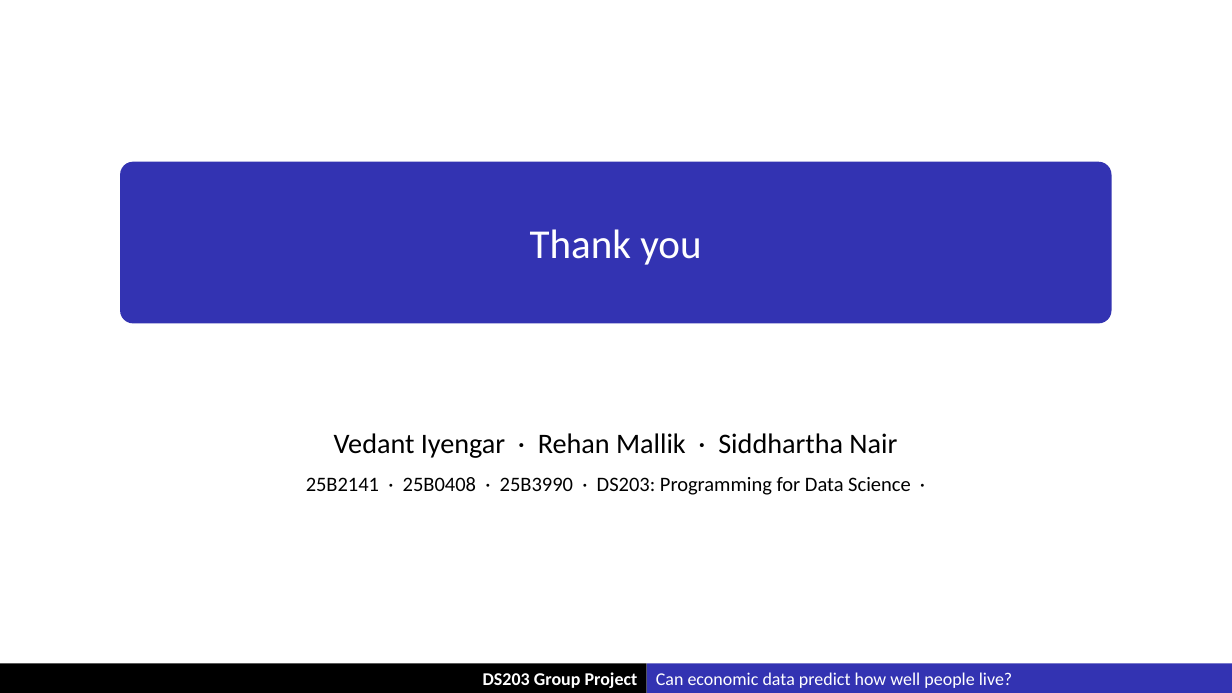
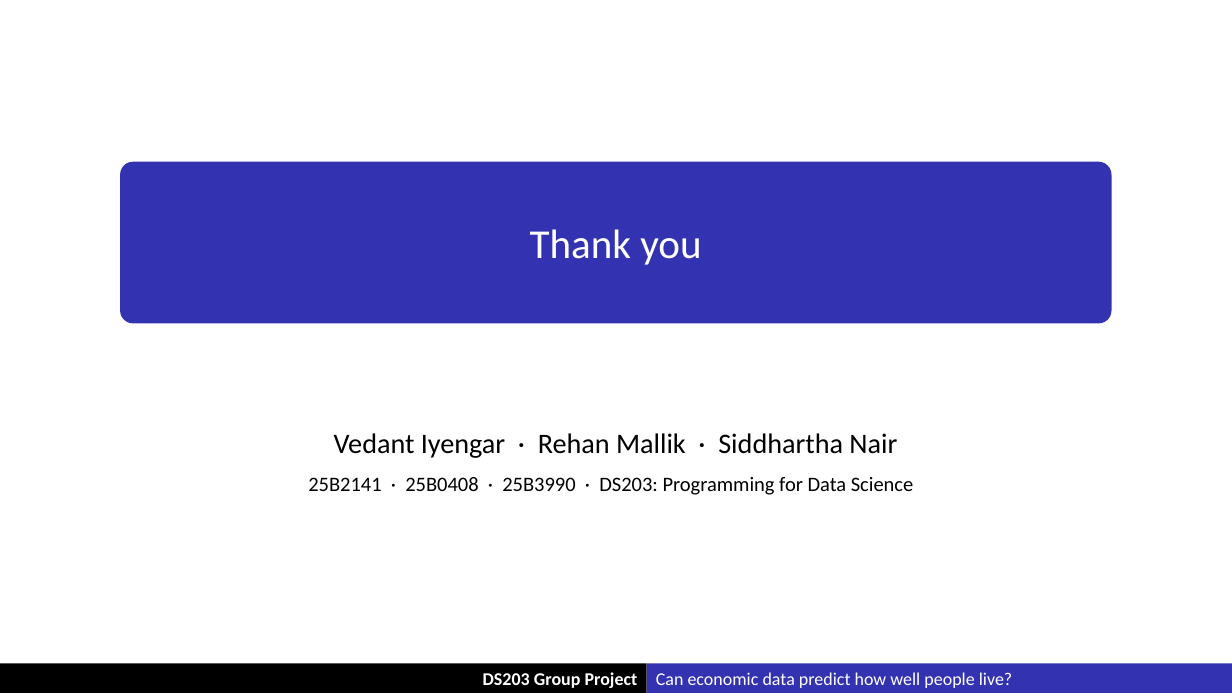
Before and after one commit to Soemon007/DS203_GroupProject, a slide deck: slide 21 of deliverables/DS203_Slides.pptx (slide 20 before the commit). Drawn at 1232x693 pixels with LibreOffice and Linux fonts; fonts in the diff are those of the drawing. Boxes give left, top, right and bottom in pixels: in the first picture for what was removed or moved away, otherwise in the second. Text is boxed around its words. In the diff, an @@ line names an element or a change of style, - is before the commit and + after.

```diff
--- a/deliverables/DS203_Slides.pptx
+++ b/deliverables/DS203_Slides.pptx
@@ text at box(308, 477, 914, 495): text changed @@
-25B2141 · 25B0408 · 25B3990 · DS203: Programming for Data Science ·
+25B2141 · 25B0408 · 25B3990 · DS203: Programming for Data Science
```
Also in this commit, not shown: 19 other slides changed, 1 slide added.
